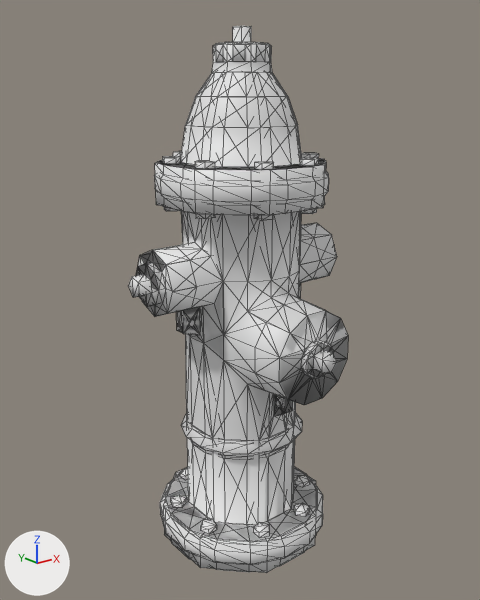
What one commit did to the OBJ model android/app/src/main/assets/arpigl/mesh/hydrant.obj.
Camera for both pictures: a 50 mm lens placed at (-4.47, -5.55, 4.71), pointed at (-0.09, -0.07, 2.53). The axes (+X, +Y, +Z) are drawn at lower left. The lights are the same throughout. Mesh edges are drawn as thin lines. Where no turn or scale is listed for an object, it has been applied to the vertices.

The first picture shows 'FireHydrant_LP_Cylinder.009', 'FireHydrant_LoD1_Cylinder.015'.
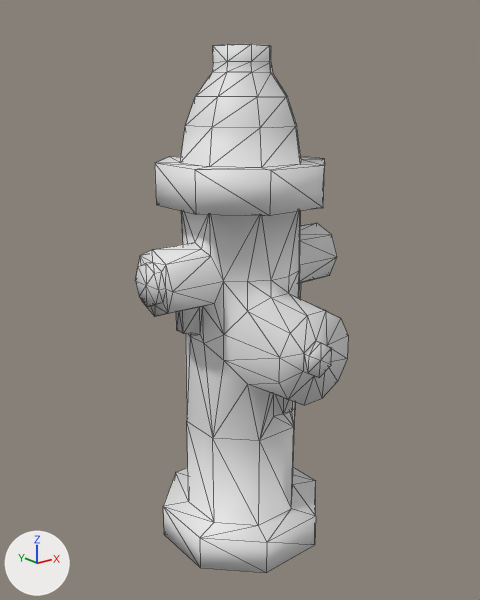
Location of each change, (x1, y1, x2, y2) in pixels of the pictures (480 x 600 px):
'FireHydrant_LP_Cylinder.009', deleted
    before: (129, 26, 348, 572)
'FireHydrant_LoD1_Cylinder.015', unchanged, uncovered by the edit
    before: (136, 44, 348, 573)
    after: (135, 44, 348, 573)

The change, as a diff of the scene's bpy script:
```diff
--- a/android/app/src/main/assets/arpigl/mesh/hydrant.obj.py
+++ b/android/app/src/main/assets/arpigl/mesh/hydrant.obj.py
@@ ob_firehydrant_lp_cylinder_009 @@
-ob_firehydrant_lp_cylinder_009 = bpy.data.objects.new('FireHydrant_LP_Cylinder.009', me_firehydrant_lp_cylinder_009)
-ob_firehydrant_lp_cylinder_009.location = (0.0, 0.0, 0.0)
```
